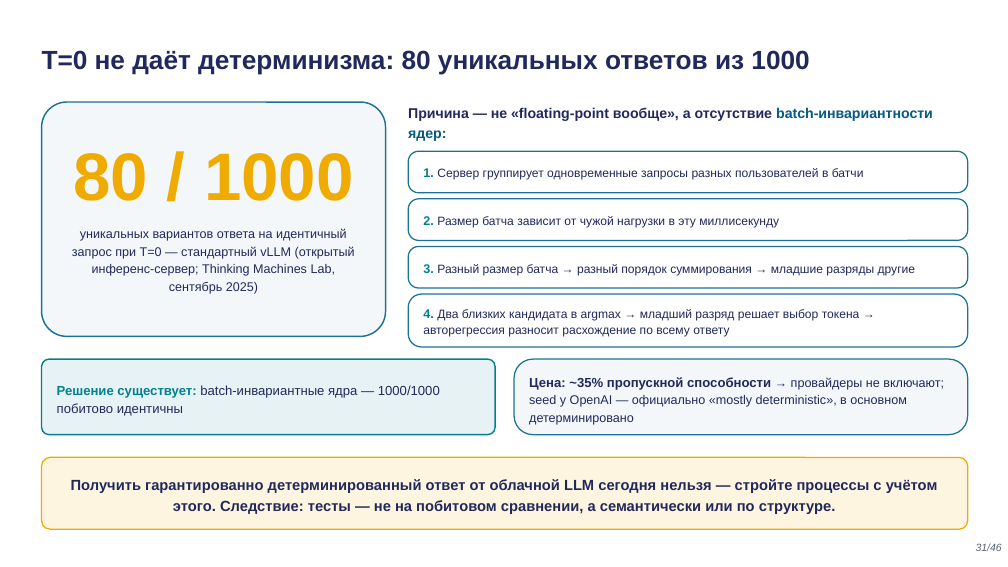
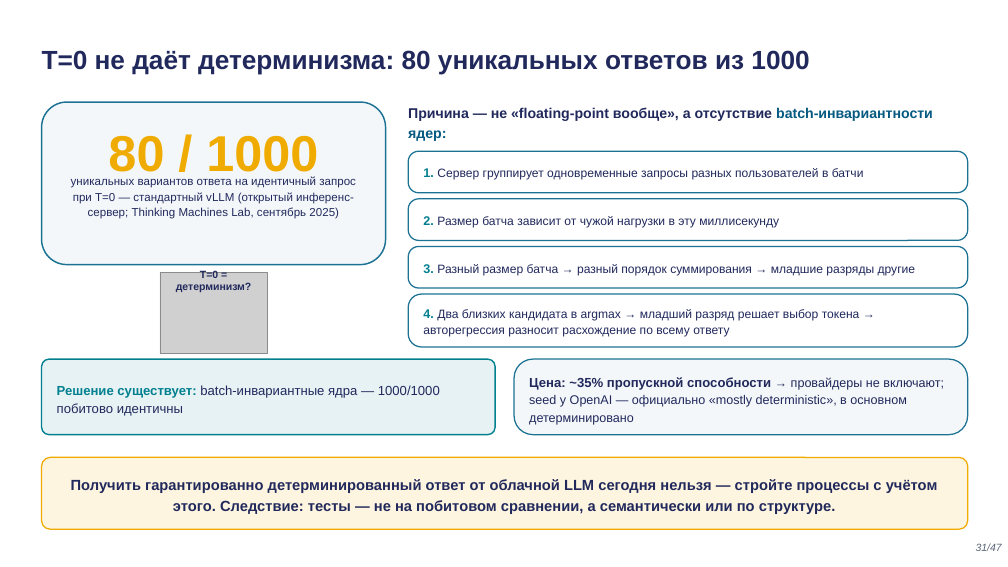
Before and after one commit to tellina-study/AI-usage-lessons, a slide deck: slide 31 of library/lectures/lec-02/rendered/lec-02.pptx. Drawn at 1008x567 pixels with LibreOffice and Linux fonts; fonts in the diff are those of the drawing; grey boxes stand for pictures. Boxes give left, top, right and bottom in pixels: in the first picture for what was removed or moved away, otherwise in the second. Text is boxed around its words. In the diff, an @@ line names an element or a change of style, - is before the commit and + after.

```diff
--- a/library/lectures/lec-02/rendered/lec-02.pptx
+++ b/library/lectures/lec-02/rendered/lec-02.pptx
@@ rounded rectangle: place and size @@
-rounded rectangle at <box>42,102,386,337</box>
+rounded rectangle at <box>42,102,386,265</box>
@@ rounded rectangle at <box>42,102,386,265</box>: proportions changed @@
@@ text "80 / 1000": place and size @@
-text "80 / 1000" at <box>74,153,353,201</box>
+text "80 / 1000" at <box>108,136,318,181</box>
@@ text "80 / 1000" at <box>108,136,318,181</box>: size 64 to 48 pt @@
@@ text "уникальных вариантов ответа на идентичный ...": place and size @@
-text "уникальных вариантов ответа на идентичный ..." at <box>72,228,355,294</box>
+text "уникальных вариантов ответа на идентичный ..." at <box>71,176,356,219</box>
@@ text "уникальных вариантов ответа на идентичный ..." at <box>71,176,356,219</box>: size 12 to 11 pt; line spacing 1.18 to 1.12 @@
@@ picture added at <box>160,272,268,354</box> @@
@@ text added at <box>176,270,252,292</box>, 10 pt, text #21295C, bold @@
+T=0 = детерминизм?
@@ text at <box>976,543,1002,551</box>: text changed @@
-31/46
+31/47
```
Also in this commit, not shown: 45 other slides changed, 48 other files.
